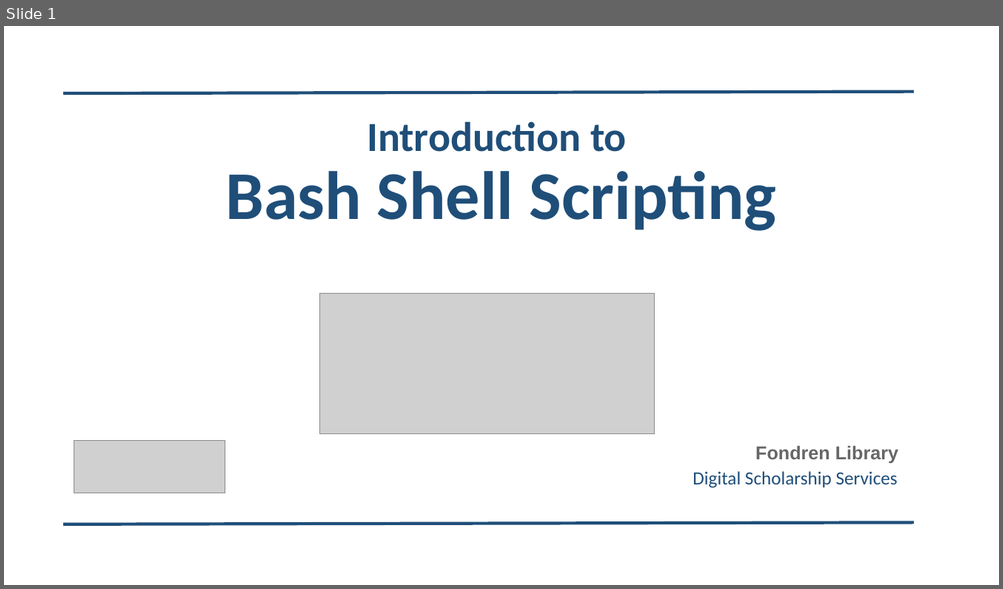
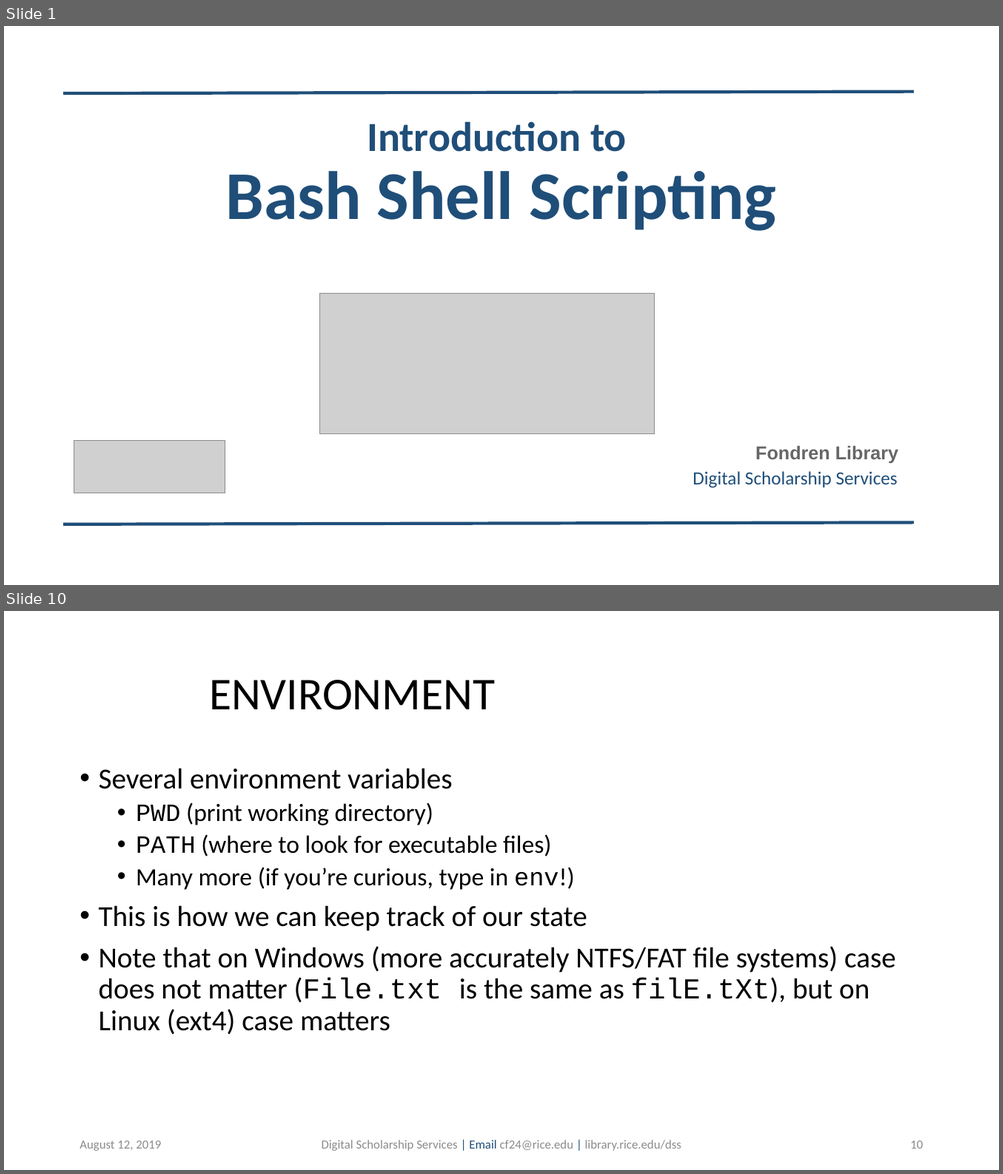
Before and after one commit to bakitybacon/rice-data-and-donuts, a slide deck: bash/Introduction to Bash.pptx. Shown one above the other, each under a label of ours: slide 1 before the commit, slides 1 and 10 after it; the slides between them are not shown. The pictures are 1003x589 and 1003x1174 pixels, drawn with LibreOffice and Linux fonts; fonts in the diff are those of the drawing; grey boxes stand for pictures; background and template pictures are left out. Boxes give left, top, right and bottom in pixels: in the first picture for what was removed or moved away, otherwise in the second. Text is boxed around its words. In the diff, an @@ line names an element or a change of style, - is before the commit and + after.

```diff
--- a/bash/Introduction to Bash.pptx
+++ b/bash/Introduction to Bash.pptx
@@ slide 10 added at [4,611,999,1170], background #FFFFFF @@
@@ title added at [209,680,495,710], 44 pt, text #000000 @@
+ENVIRONMENT
@@ text added at [99,768,896,1035], 28 pt, text #000000 @@
+• Several environment variables
+  • PWD (print working directory)
+  • PATH (where to look for executable files)
+  • Many more (if you’re curious, type in env!)
+• This is how we can keep track of our state
+• Note that on Windows (more accurately NTFS/FAT file systems) case does not matter (File.txt is the same as filE.tXt), but on Linux (ext4) case matters
@@ text added at [79,1141,161,1151], 12 pt, text #8C8C8C @@
+August 12, 2019
@@ text added at [321,1140,681,1151], 12 pt, text #8C8C8C @@
+Digital Scholarship Services | Email cf24@rice.edu | library.rice.edu/dss
@@ page number added at [910,1141,922,1149], 12 pt, text #8C8C8C @@
+10
```
Also in this commit, not shown: 1 slide changed, 12 other slides added.
